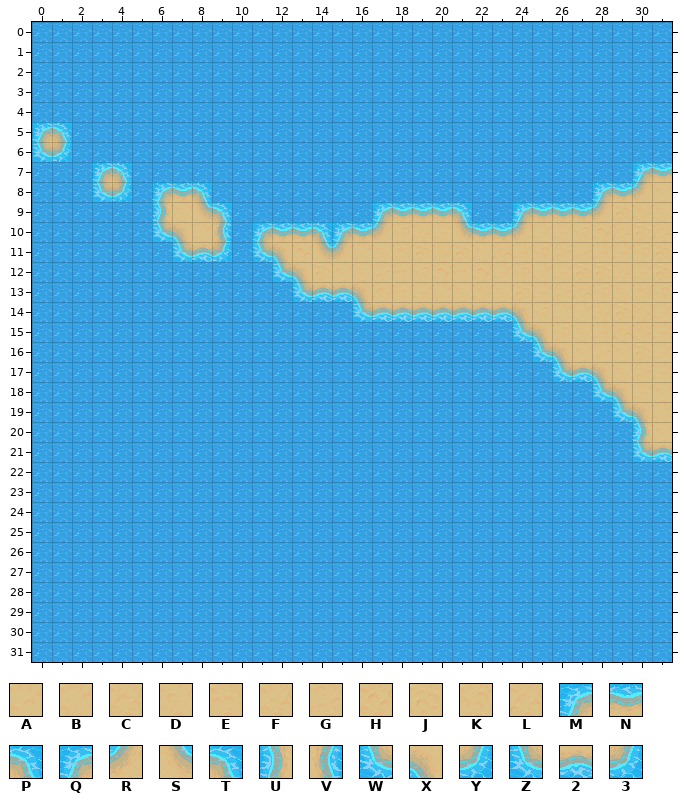
Tiled map: maps/chunks/0_2.tmx. Above is the file before it was changed.
Cells are 32x32 px. Shown: x 0..31, y 0..31.
Key: from "beach - with thick foam": A 1, B 2, C 3, D 4, E 5, F 6, G 7, H 8, J 9, K 10, L 11, M 35, N 36, P 37, Q 68, R 69, S 71, T 72, U 102, V 106, W 136, X 137, Y 140, Z 171, 2 172, 3 173.
_ is an empty cell.
Layers that did not change in this view are not listed.
Layer "beach" before, first column x 0:
 0 ________________________________
 1 ________________________________
 2 ________________________________
 3 ________________________________
 4 ________________________________
 5 QP______________________________
 6 ZY______________________________
 7 ___QP_________________________MN
 8 ___Z3_QNP___________________QNRD
 9 ______UDSP_______MNNNP__MNNNRJLD
10 ______ZXBV_MNNTQNRKFASNNRAAKHLJL
11 _______Z2Y_WXHSRBDCJFJDLAKGGAAKJ
12 ____________ZXJDDGEKHEHAKBAJJFAJ
13 _____________W22XCEABDLDJAGLKDCK
14 ________________Z2222222XKBBFJLA
15 ________________________WXKDALLA
16 _________________________WXDGDJA
17 __________________________W2XDGA
18 ____________________________ZXAD
19 _____________________________WXB
20 ______________________________UD
21 ______________________________Z2
22 ________________________________
23 ________________________________
24 ________________________________
25 ________________________________
26 ________________________________
27 ________________________________
28 ________________________________
29 ________________________________
30 ________________________________
31 ________________________________
After the commit:
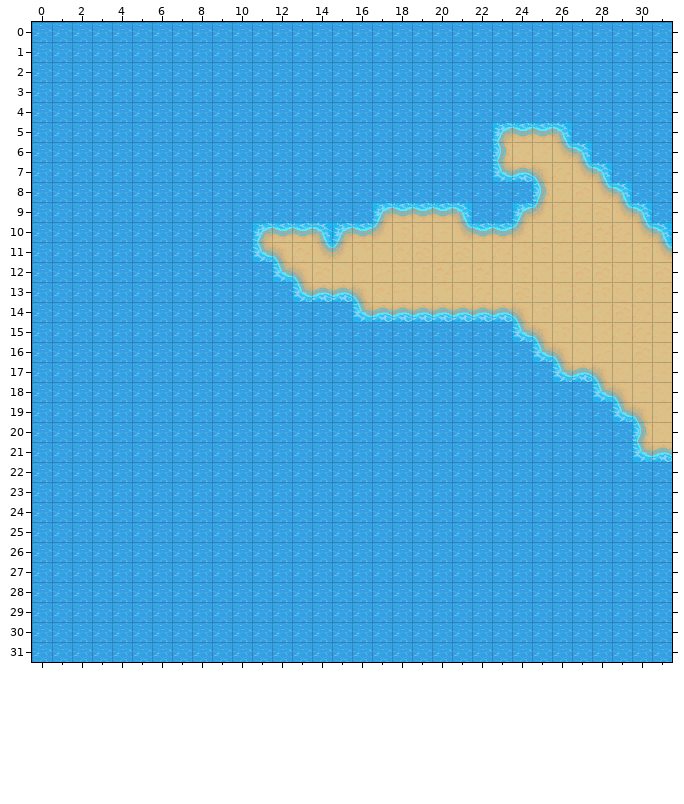
From old to new:
Layer "beach":
y 5: x 0..1 QP -> __; x 23..26 ____ -> QNNP
y 6: x 0..1 ZY -> __; x 23..27 _____ -> UFAST
y 7: x 3..4 QP -> __; x 23..28 ______ -> Z2XLST; x 30..31 MN -> __
y 8: x 3..4 Z3 -> __; x 6..8 QNP -> ___; x 25..31 ___QNRD -> UDJST__
y 9: x 6..9 UDSP -> ____; x 25..31 NNNRJLD -> RFFJST_
y 10: x 6..9 ZXBV -> ____; x 30..31 JL -> SP
y 11: x 7..9 Z2Y -> ___; x 31 J -> S
Boxes around the changes in both pictures, in picture pixels (x1, y1, x2, y2):
removed: (32, 122, 72, 162)
changed: (492, 122, 672, 262)
removed: (92, 162, 132, 202)
removed: (152, 182, 232, 262)
